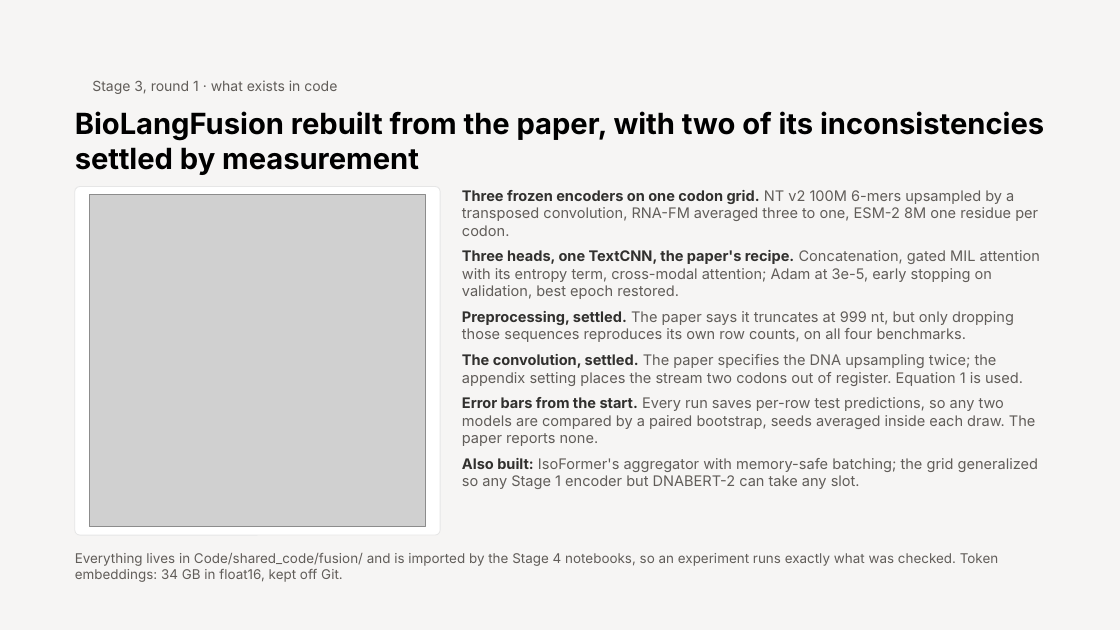
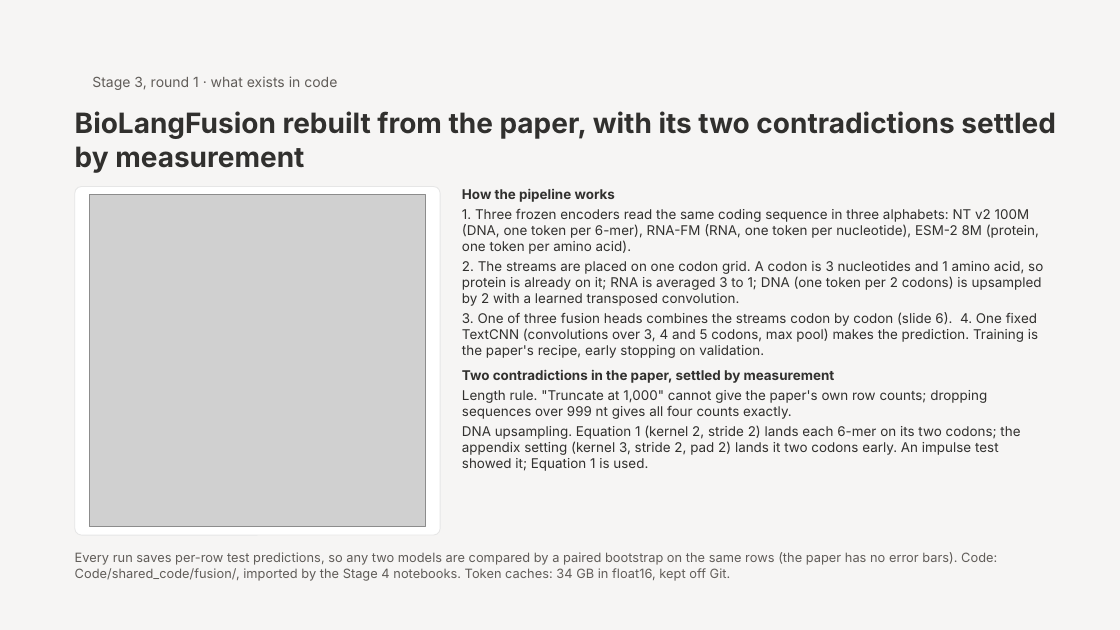
Before and after one commit to jtmckinley4/multimodal-bio-fusion, a slide deck: slide 3 of docs/notes/Slides/Mina_Progress_Slides_2026-10-22.pptx. Drawn at 1120x630 pixels with LibreOffice and Linux fonts; fonts in the diff are those of the drawing; grey boxes stand for pictures. Boxes give left, top, right and bottom in pixels: in the first picture for what was removed or moved away, otherwise in the second. Text is boxed around its words. In the diff, an @@ line names an element or a change of style, - is before the commit and + after.

```diff
--- a/docs/notes/Slides/Mina_Progress_Slides_2026-10-22.pptx
+++ b/docs/notes/Slides/Mina_Progress_Slides_2026-10-22.pptx
@@ text "Stage 3, round 1 · ..." at box(92, 76, 337, 90): less space between paragraphs; vertical alignment middle to top @@
@@ text at box(75, 111, 1056, 173): text changed; size 25 to 24 pt; text colour #000000 to #31302E @@
-BioLangFusion rebuilt from the paper, with two of its inconsistencies settled by measurement
+BioLangFusion rebuilt from the paper, with its two contradictions settled by measurement
@@ text at box(462, 189, 1043, 471): text changed; size 12.5 to 11.5 pt; text colour #615D59 to #31302E @@
-• Three frozen encoders on one codon grid. NT v2 100M 6-mers upsampled by a transposed convolution, RNA-FM averaged three to one, ESM-2 8M one residue per codon.
-• Three heads, one TextCNN, the paper's recipe. Concatenation, gated MIL attention with its entropy term, cross-modal attention; Adam at 3e-5, early stopping on validation, best epoch restored.
-• Preprocessing, settled. The paper says it truncates at 999 nt, but only dropping those sequences reproduces its own row counts, on all four benchmarks.
-• The convolution, settled. The paper specifies the DNA upsampling twice; the appendix setting places the stream two codons out of register. Equation 1 is used.
-• Error bars from the start. Every run saves per-row test predictions, so any two models are compared by a paired bootstrap, seeds averaged inside each draw. The paper reports none.
-• Also built: IsoFormer's aggregator with memory-safe batching; the grid generalized so any Stage 1 encoder but DNABERT-2 can take any slot.
+How the pipeline works
+1. Three frozen encoders read the same coding sequence in three alphabets: NT v2 100M (DNA, one token per 6-mer), RNA-FM (RNA, one token per nucleotide), ESM-2 8M (protein, one token per amino acid).
+2. The streams are placed on one codon grid. A codon is 3 nucleotides and 1 amino acid, so protein is already on it; RNA is averaged 3 to 1; DNA (one token per 2 codons) is upsampled by 2 with a learned transposed convolution.
+3. One of three fusion heads combines the streams codon by codon (slide 6). 4. One fixed TextCNN (convolutions over 3, 4 and 5 codons, max pool) makes the prediction. Training is the paper's recipe, early stopping on validation.
+Two contradictions in the paper, settled by measurement
+Length rule. "Truncate at 1,000" cannot give the paper's own row counts; dropping sequences over 999 nt gives all four counts exactly.
+DNA upsampling. Equation 1 (kernel 2, stride 2) lands each 6-mer on its two codons; the appendix setting (kernel 3, stride 2, pad 2) lands it two codons early. An impulse test showed it; Equation 1 is used.
@@ text at box(75, 552, 997, 581): text changed; size 11.5 to 11 pt @@
-Everything lives in Code/shared_code/fusion/ and is imported by the Stage 4 notebooks, so an experiment runs exactly what was checked. Token embeddings: 34 GB in float16, kept off Git.
+Every run saves per-row test predictions, so any two models are compared by a paired bootstrap on the same rows (the paper has no error bars). Code: Code/shared_code/fusion/, imported by the Stage 4 notebooks. Token caches: 34 GB in float16, kept off Git.
```
Also in this commit, not shown: 11 other slides changed, 2 slides added, 1 slide removed, 35 other files.
